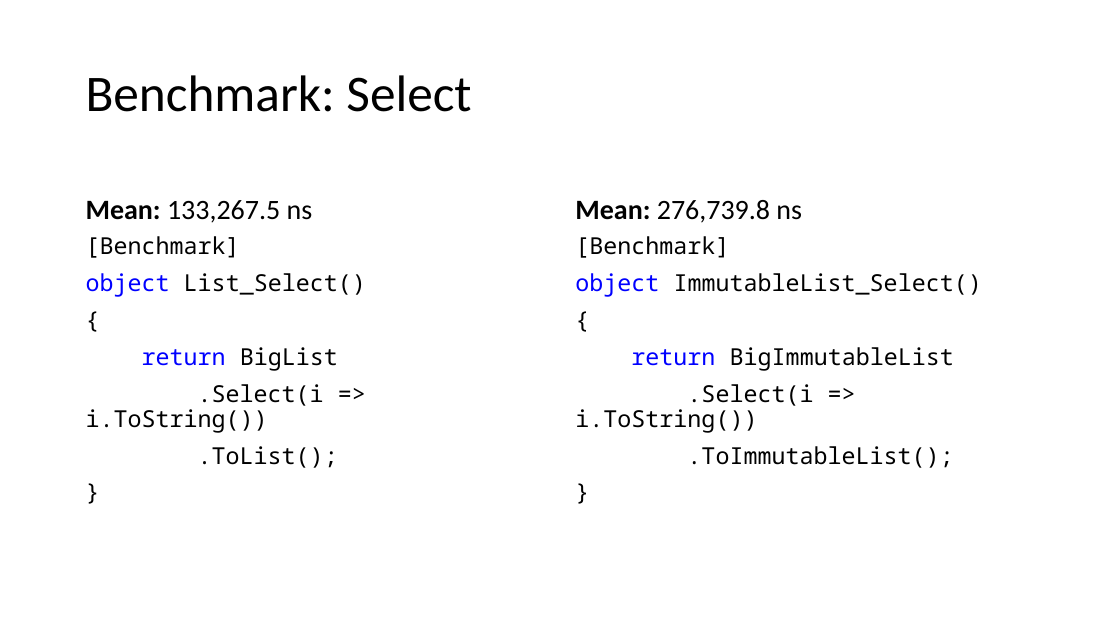
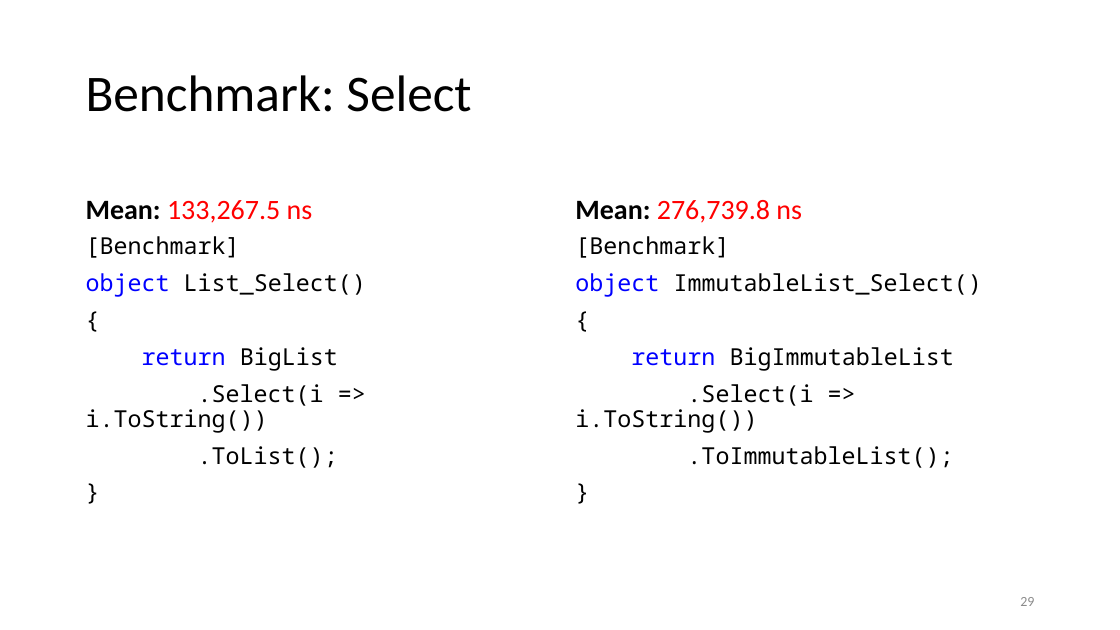
Before and after one commit to kugushev/presentations, a slide deck: slide 29 of Presentation.pptx. Drawn at 1120x630 pixels with LibreOffice and Linux fonts; fonts in the diff are those of the drawing. Boxes give left, top, right and bottom in pixels: in the first picture for what was removed or moved away, otherwise in the second. Text is boxed around its words. In the diff, an @@ line names an element or a change of style, - is before the commit and + after.

```diff
--- a/Presentation.pptx
+++ b/Presentation.pptx
@@ text "Mean: 133,267.5 ns" at (x1=86, y1=200, x2=313, y2=223): text colour #000000 to #FF0000 in "133,267.5 ns" @@
@@ text "Mean: 276,739.8 ns" at (x1=575, y1=200, x2=802, y2=223): text colour #000000 to #FF0000 in "276,739.8 ns" @@
@@ page number added at (x1=1020, y1=597, x2=1034, y2=606), 12 pt, text #8C8C8C @@
+29
```
Also in this commit, not shown: 34 other slides changed, 2 other files.
